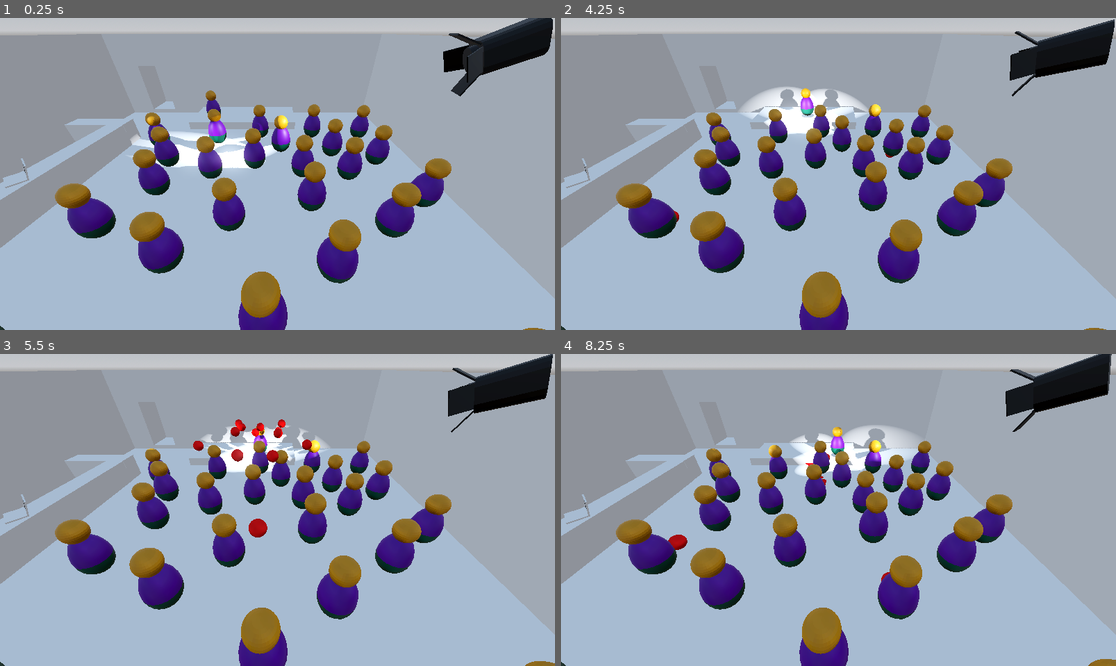
Above: before the commit, frames 1-4 (two rows, left to right).
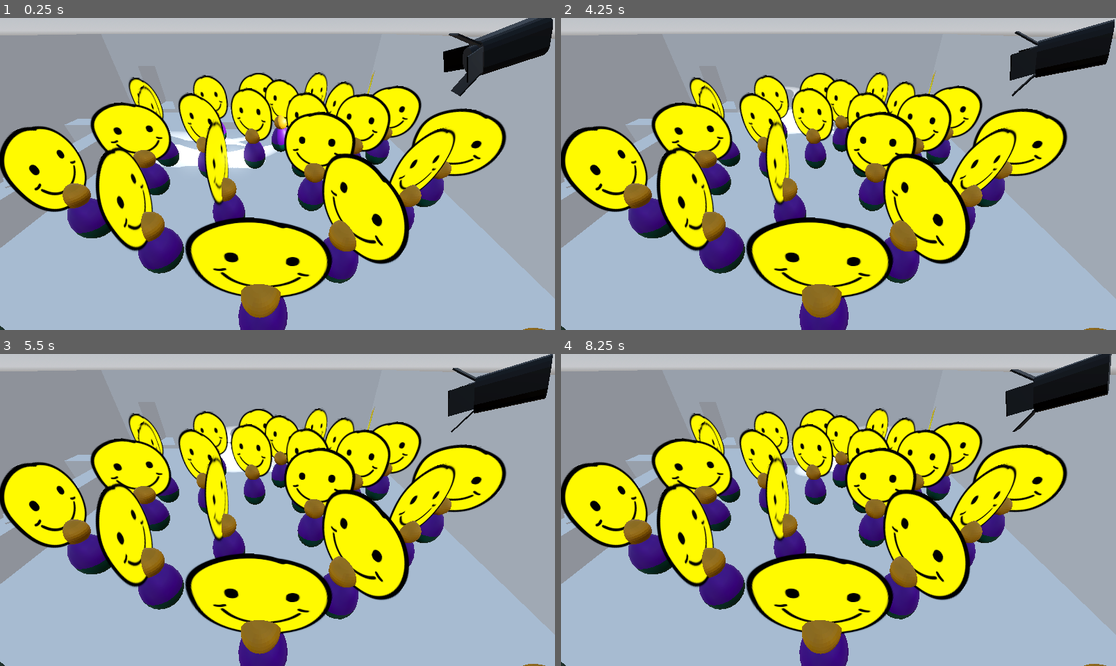
Above: after the commit, the same moments.

Repository: ChrisWhatever1980/ggj24-funny-business
Game: Godot game, scene res://scenes/building.tscn
Same seed, same stepped clock (60 frames per second), same inputs: the game is played once before the commit and once after it. The project has no main scene, so this scene is started directly.
Inputs (mouse positions are in pixels of both pictures, inside the frame that each line leads up to):
- Up to frame 1 (0.25 s): no input
- Up to frame 2 (4.25 s): move the mouse to (960, 158) at 0.52 s; click (960, 158) at 0.67 s; drag from (727, 189) to (810, 236) at 1.27 s; move the mouse to (894, 105) at 2.02 s; click (894, 105) at 2.17 s; drag from (810, 236) to (672, 127) at 2.77 s; move the mouse to (1005, 220) at 3.52 s; click (1005, 220) at 3.67 s
- Up to frame 3 (5.5 s): drag from (111, 463) to (194, 432) at 4.27 s; move the mouse to (305, 510) at 5.02 s; click (305, 510) at 5.17 s
- Up to frame 4 (8.25 s): drag from (755, 432) to (727, 525) at 5.77 s; move the mouse to (960, 494) at 6.52 s; click (960, 494) at 6.67 s; drag from (727, 525) to (810, 572) at 7.27 s; tap Enter at 8 s; move the mouse to (894, 441) at 8.02 s; click (894, 441) at 8.17 s

The runs differ from the first frame. In frame 1, 29% of the frame differs, in the area x 0-92%, y 16-90%; in frame 2, 29%; in frame 3, 29%, in the area x 0-100%, y 16-100%; in frame 4, 29%.
Error after the commit: Parse Error: Expected indented block after function declaration. (res://scenes/guest.gd:16)

Commit message:
guest emotions

Diff:
--- a/dev/scenes/building.gd
+++ b/dev/scenes/building.gd
@@ -75,6 +75,6 @@
 
 
 func _on_timer_timeout():
-	var joke_quality = -1# randi_range(-1, 2)
+	var joke_quality = 2#randi_range(-1, 2)
 	print("joke_quality: " + str(joke_quality))
 	GameEvents.emit_signal("audience_react", joke_quality)
--- a/dev/scenes/coin.tscn
+++ b/dev/scenes/coin.tscn
@@ -94,6 +94,7 @@
 material = SubResource("StandardMaterial3D_aia0k")
 
 [node name="Coin" type="RigidBody3D"]
+collision_mask = 2048
 axis_lock_angular_x = true
 axis_lock_angular_y = true
 axis_lock_angular_z = true
--- a/dev/scenes/guest.gd
+++ b/dev/scenes/guest.gd
@@ -3,8 +3,9 @@
 
 var humor_modifier = 0
 var max_amusement = 2
+var min_amusement = -3
 var tip_probability = 0.3
-
+var mood = 0
 
 # Called when the node enters the scene tree for the first time.
 func _ready():
@@ -12,8 +13,14 @@
 	humor_modifier = randi_range(-1, 1)
 
 
+func set_mood(_mood):
+
+
+
+
 func on_audience_react(joke_quality):
 	await get_tree().create_timer(randf()).timeout
+
 	var guest_react = clamp(joke_quality + humor_modifier, -1, 3)
 
 	match guest_react:
@@ -34,6 +41,10 @@
 		for c in range(0, randi_range(1, 2)):
 			GameEvents.emit_signal("spawn_coin", position)
 
+	if guest_react == min_amusement:
+		queue_free()
+
+
 
 func on_audience_rofl():
 	await get_tree().create_timer(randf()).timeout
--- a/dev/scenes/guest.tscn
+++ b/dev/scenes/guest.tscn
@@ -1,8 +1,9 @@
-[gd_scene load_steps=9 format=3 uid="uid://de25e4whii3qa"]
+[gd_scene load_steps=10 format=3 uid="uid://de25e4whii3qa"]
 
 [ext_resource type="PackedScene" uid="uid://bwh85febtw78q" path="res://models/person.glb" id="1_04qkr"]
 [ext_resource type="Script" path="res://scenes/guest.gd" id="1_ndfc7"]
 [ext_resource type="AudioStream" uid="uid://be22l8gxngynl" path="res://audio/laugh_01.ogg" id="2_mml8n"]
+[ext_resource type="Texture2D" uid="uid://cwoc7twekdg3b" path="res://textures/emotions.png" id="4_gngcl"]
 
 [sub_resource type="Animation" id="Animation_5uu63"]
 length = 0.001
@@ -118,10 +119,16 @@
 stream = ExtResource("2_mml8n")
 
 [node name="CollisionShape3D" type="CollisionShape3D" parent="."]
-transform = Transform3D(1, 0, 0, 0, 1, 0, 0, 0, 1, 0, 1.93405, 0.42365)
+transform = Transform3D(1, 0, 0, 0, 1, 0, 0, 0, 1, 0, 1.934, 0)
 shape = SubResource("CapsuleShape3D_a60ce")
 
 [node name="Node3D" type="Node3D" parent="."]
 transform = Transform3D(1, 0, 6.99382e-07, 0, 1, 0, -6.99382e-07, 0, 1, 0, 0, 0)
 
 [node name="person" parent="Node3D" instance=ExtResource("1_04qkr")]
+
+[node name="Sprite3D" type="Sprite3D" parent="."]
+transform = Transform3D(1, 0, 0, 0, 1, 0, 0, 0, 1, 0, 4.78117, 0)
+texture = ExtResource("4_gngcl")
+region_enabled = true
+region_rect = Rect2(0, 0, 430, 475)
Binary file added: dev/textures/emotions.png
Not shown, added: dev/textures/emotions.png.import
Not shown, added: art/emotions.png
